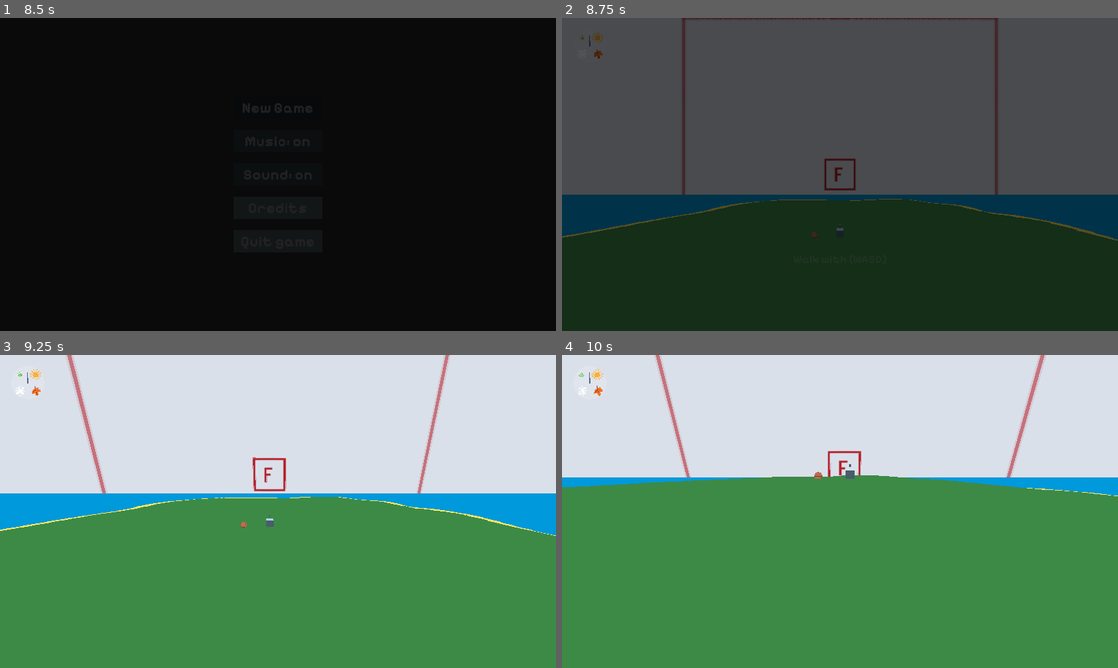
Above: before the commit, frames 1-4 (two rows, left to right).
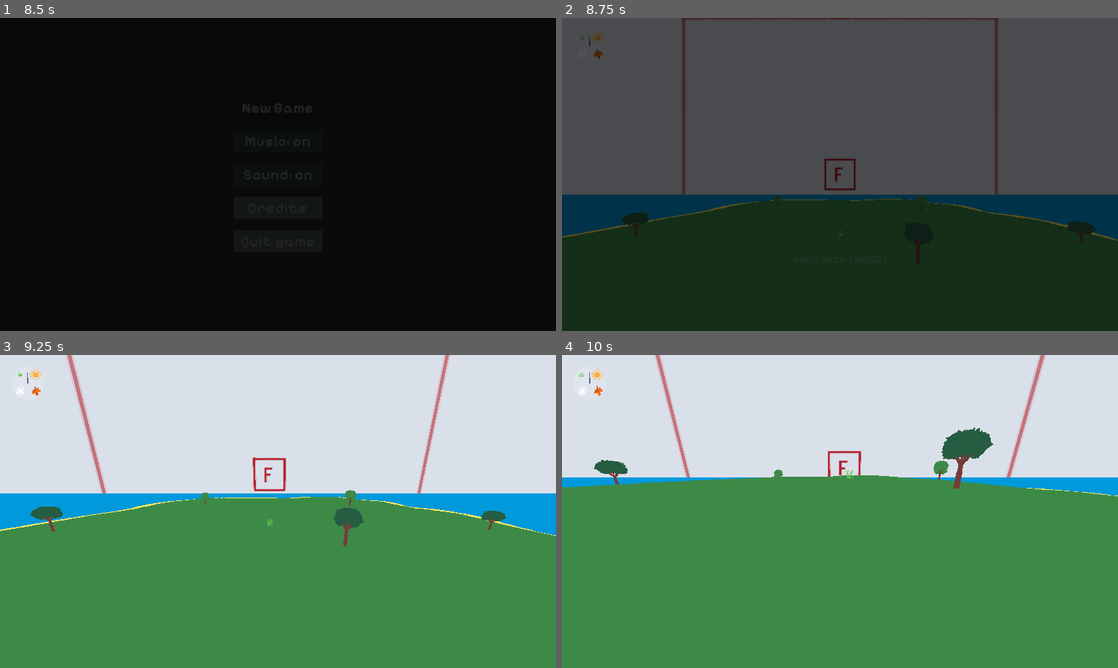
Above: after the commit, the same moments.

Repository: dzejpi/natura
Game: Godot game, scene res://scenes/game_scenes/SplashScene.tscn
Same seed, same stepped clock (60 frames per second), same inputs: the game is played once before the commit and once after it.
Inputs (mouse positions are in pixels of both pictures, inside the frame that each line leads up to):
- Up to frame 1 (8.5 s): move the mouse to (400, 158) at 0.52 s; hold D (move_right) 0.53-1.28 s; tap E (dialog_end) every 2.25 s from 0.6 to 7.35 s; click (400, 158) at 0.67 s; tap Space (move_jump) at 0.77, 1.52, 3.02, 3.77, 4.52, 5, 6.02, 6.77, 7.52 s; move the mouse to (166, 190) at 1.27 s; hold S (move_down) 1.28-2.03 s; tap Ctrl (move_crouch) at 1.35, 5.85 s; tap Enter at 2, 5.75 s; move the mouse to (333, 105) at 2.02 s; hold D (move_right) 2.03-2.78 s; hold Shift (move_sprint) 2.03-2.78 s; move the mouse to (250, 237) at 2.77 s; hold W (move_up) 2.78-3.53 s; click (250, 237) at 2.92 s; move the mouse to (444, 221) at 3.52 s; hold Ctrl (move_crouch) 3.53-4.28 s; hold A (move_left) 3.53-5.03 s; move the mouse to (111, 127) at 4.27 s; tap Shift (move_sprint) at 4.35 s; move the mouse to (305, 174) at 5.02 s; hold S (move_down) 5.03-5.78 s; click (305, 174) at 5.17 s; move the mouse to (194, 96) at 5.77 s; hold D (move_right) 5.78-6.53 s; move the mouse to (400, 158) at 6.52 s; hold W (move_up) 6.53-7.28 s; hold Shift (move_sprint) 6.53-7.28 s; move the mouse to (166, 190) at 7.27 s; hold D (move_right) 7.28-8 s; click (166, 190) at 7.42 s; click "New Game" at 8 s
- Up to frame 2 (8.75 s): no input
- Up to frame 3 (9.25 s): move the mouse to (289, 505) at 8.77 s; hold W (move_up) from 8.78 s (still down); hold Ctrl (move_crouch) from 8.78 s (still down)
- Up to frame 4 (10 s): move the mouse to (834, 517) at 9.52 s; release W (move_up) at 9.53 s; release Ctrl (move_crouch) at 9.53 s; hold A (move_left) from 9.53 s (still down); tap Shift (move_sprint) at 9.6 s; tap Space (move_jump) at 9.77 s

Frame 1 is identical in both runs. In frame 2, 0.5% of the frame differs, in the area x 10-97%, y 56-79%; in frame 3, 0.8%; in frame 4, 1.2%, in the area x 5-78%, y 23-43%.

Commit message:
Added a couple of extra trees on the island.

Diff:
--- a/scenes/game_objects/FlowerScene.tscn
+++ b/scenes/game_objects/FlowerScene.tscn
@@ -1,14 +1,10 @@
-[gd_scene load_steps=2 format=2]
+[gd_scene load_steps=3 format=2]
 
 [ext_resource path="res://scripts/game_objects/FlowerScene.gd" type="Script" id=1]
+[ext_resource path="res://3d/game_objects/object_flowers.glb" type="PackedScene" id=2]
 
 [node name="Flower" type="Spatial"]
 script = ExtResource( 1 )
 
-[node name="Placeholder" type="Spatial" parent="."]
-transform = Transform( 1, 0, 0, 0, 1, 0, 0, 0, 1, 0, 1, 0 )
-
-[node name="CSGBox" type="CSGBox" parent="Placeholder"]
-
-[node name="CSGBox2" type="CSGBox" parent="Placeholder"]
-transform = Transform( 0.25, 0, 0, 0, 0.25, 0, 0, 0, 0.25, 0, 2, 0 )
+[node name="object_flowers" parent="." instance=ExtResource( 2 )]
+transform = Transform( 10, 0, 0, 0, 10, 0, 0, 0, 10, 0, 0, 0 )
--- a/scenes/game_scenes/GameSceneOne.tscn
+++ b/scenes/game_scenes/GameSceneOne.tscn
@@ -267,9 +267,7 @@
 [ext_resource path="res://scenes/game_objects/NaturalBeehiveScene.tscn" type="PackedScene" id=265]
 [ext_resource path="res://scenes/game_objects/FlowerScene.tscn" type="PackedScene" id=266]
 [ext_resource path="res://scenes/game_objects/TreeOneScene.tscn" type="PackedScene" id=267]
-[ext_resource path="res://scenes/game_objects/FireplaceScene.tscn" type="PackedScene" id=268]
-[ext_resource path="res://scenes/game_objects/AppleScene.tscn" type="PackedScene" id=269]
-[ext_resource path="res://scenes/game_objects/HandmadeBeehiveScene.tscn" type="PackedScene" id=270]
+[ext_resource path="res://scenes/game_objects/TreeTwoScene.tscn" type="PackedScene" id=268]
 
 [sub_resource type="BoxShape" id=1]
 
@@ -1065,11 +1063,8 @@
 
 [node name="Beehives" type="Spatial" parent="GameObjects"]
 
-[node name="HandmadeBeehive" parent="GameObjects/Beehives" instance=ExtResource( 270 )]
-transform = Transform( 1, 0, 0, 0, 1, 0, 0, 0, 1, -8.93801, 2.00561, -5.81668 )
-
 [node name="NaturalBeehive" parent="GameObjects/Beehives" instance=ExtResource( 265 )]
-transform = Transform( 1, 0, 0, 0, 1, 0, 0, 0, 1, -6.8928, 1.08243, -42.0003 )
+transform = Transform( 1, 0, 0, 0, 1, 0, 0, 0, 1, -0.949013, 6.24045, -0.627507 )
 
 [node name="Flowers" type="Spatial" parent="GameObjects"]
 
@@ -1078,13 +1073,28 @@
 
 [node name="Trees" type="Spatial" parent="GameObjects"]
 
+[node name="TreeOne7" parent="GameObjects/Trees" instance=ExtResource( 267 )]
+transform = Transform( 1, 0, 0, 0, 1, 0, 0, 0, 1, 15.4679, 0.616007, -31.0039 )
+
 [node name="TreeOne" parent="GameObjects/Trees" instance=ExtResource( 267 )]
 transform = Transform( 1, 0, 0, 0, 1, 0, 0, 0, 1, 0, 2.29269, 0 )
 
-[node name="Apple" parent="GameObjects/Trees" instance=ExtResource( 269 )]
-transform = Transform( 1.5, 0, 0, 0, 1.5, 0, 0, 0, 1.5, -3.08197, 2.60582, 0 )
+[node name="TreeOne2" parent="GameObjects/Trees" instance=ExtResource( 268 )]
+transform = Transform( 0.820112, 0, 0.572203, 0, 1, 0, -0.572203, 0, 0.820112, 16.2306, -0.353016, 64.3857 )
+
+[node name="TreeOne3" parent="GameObjects/Trees" instance=ExtResource( 268 )]
+transform = Transform( 1, 0, 0, 0, 1, 0, 0, 0, 1, -58.139, -0.290397, 31.4029 )
+
+[node name="TreeOne4" parent="GameObjects/Trees" instance=ExtResource( 268 )]
+transform = Transform( 1, 0, 0, 0, 1, 0, 0, 0, 1, 43.3956, -1.73689, -83.3888 )
+
+[node name="TreeOne5" parent="GameObjects/Trees" instance=ExtResource( 268 )]
+transform = Transform( 1, 0, 0, 0, 1, 0, 0, 0, 1, -45.9719, -5.88174, -115.036 )
+
+[node name="TreeOne6" parent="GameObjects/Trees" instance=ExtResource( 267 )]
+transform = Transform( 1, 0, 0, 0, 1, 0, 0, 0, 1, 82.6148, -5.96597, -53.6635 )
+
+[node name="TreeOne8" parent="GameObjects/Trees" instance=ExtResource( 267 )]
+transform = Transform( 1, 0, 0, 0, 1, 0, 0, 0, 1, -66.9801, -2.31134, -51.339 )
 
 [node name="Fireplaces" type="Spatial" parent="GameObjects"]
-
-[node name="Fireplace" parent="GameObjects/Fireplaces" instance=ExtResource( 268 )]
-transform = Transform( 1, 0, 0, 0, 1, 0, 0, 0, 1, -5.9303, 2.38428, 0 )
Not shown: 1 places in scenes/game_scenes/GameSceneOne.tscn that only renumber resources
